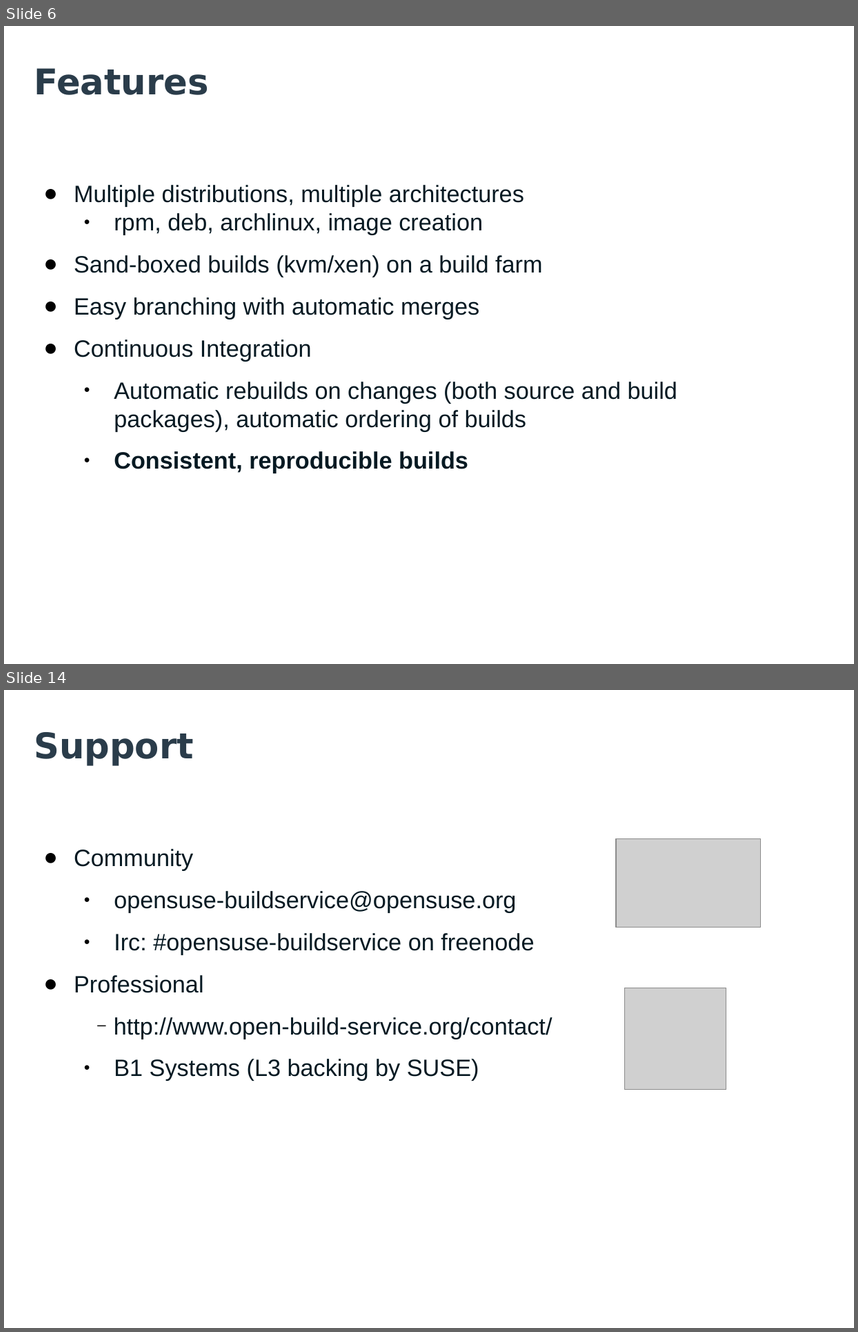
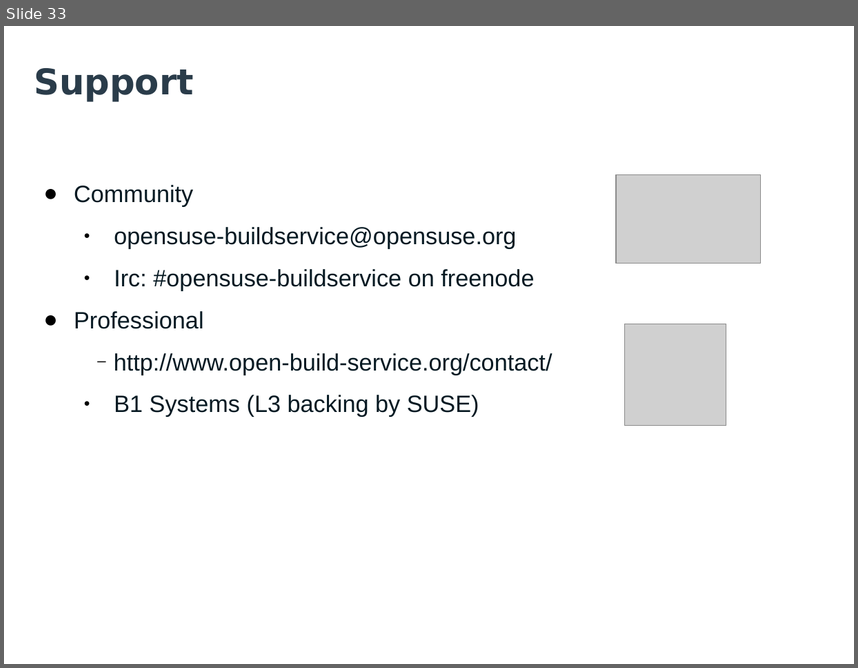
Before and after one commit to openSUSE/obs-landing, a slide deck: files/talks/OBS-Facts-Features-Future.odp. Shown one above the other, each under a label of ours: slides 6 and 14 before the commit, slide 33 after it; the slides between them are not shown. The pictures are 858x1332 and 858x668 pixels, drawn with LibreOffice and Linux fonts; fonts in the diff are those of the drawing; grey boxes stand for pictures; background and template pictures are left out. Boxes give left, top, right and bottom in pixels: in the first picture for what was removed or moved away, otherwise in the second. Text is boxed around its words. In the diff, an @@ line names an element or a change of style, - is before the commit and + after.

```diff
--- a/files/talks/OBS-Facts-Features-Future.odp
+++ b/files/talks/OBS-Facts-Features-Future.odp
@@ slide 6 removed at (4,26,854,664), background #FFFFFF; not listed: 1 template element that a slide beside it also shows @@
@@ title removed at (34,68,209,95) @@
-Features
@@ text removed at (74,185,677,473) @@
-● Multiple distributions, multiple architectures
-  ● rpm, deb, archlinux, image creation
-● Sand-boxed builds (kvm/xen) on a build farm
-● Easy branching with automatic merges
-● Continuous Integration
-  ● Automatic rebuilds on changes (both source and build packages), automatic ordering of builds
-  ● Consistent, reproducible builds
@@ what was slide 14 is now slide 33 @@
```
Also in this commit, not shown: 3 slides changed, 30 slides added, 9 other slides removed, 4 other files.
